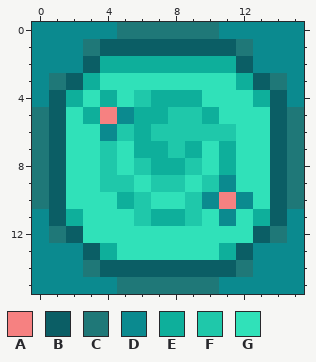
Pixel-art sprite, stored at static/textures/swamp.png. The picture above is the old version.
The file is 16x16 pixels.
Palette (. is transparent): A #f68181  B #0b5e65  C #1f7878  D #0b8a8f  E #0eaf9b  F #1fc8aa  G #30e1b9
New version:
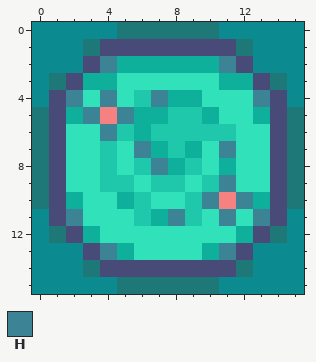
Colours new in this view: H #3c8396
From old to new:
@@ palette @@
-B #0b5e65
+B #484a77
@@ x 0..15 @@
  1 DDDCBBBBBBBBCDDD
- 2 DDDBEEEEEEEEBDDD
- 3 DCBEGGGGGGGGEBCD
- 4 DBEGEGFEEEGGGEBD
- 5 CBGEADEEFFEGGGBC
- 6 CBGGDFEFFFFFGGBC
- 7 CBGGFGEEFEGEGGBC
- 8 CBGGFGFEEFGEGGBC
- 9 CBGGFFGFFGFDGGBC
-10 CBGGGEFGGFDADGBC
-11 DBEGGGFEEFGDGEBD
-12 DCBGGGGGGGGGGBCD
-13 DDDBEGGGGGGEBDDD
+ 2 DDDBHEEEEEEHBDDD
+ 3 DCBEEGGGGGGEEBCD
+ 4 DBHGHGFHEEGGGHBD
+ 5 CBEHAHEEFFEGGEBC
+ 6 CBGGHFEFFFFFGGBC
+ 7 CBGGFGHEFEGHGGBC
+ 8 CBGGFGFHEFGEGGBC
+ 9 CBGGFFGFFGFHGGBC
+10 CBEGGEFGGFHAHEBC
+11 DBHGGGFEHFGHGHBD
+12 DCBEGGGGGGGGEBCD
+13 DDDBHEGGGGEHBDDD
 14 DDDCBBBBBBBBCDDD
Boxes around the changes in both pictures, in picture pixels (x1, y1, x2, y2):
changed: (49, 39, 287, 277)
